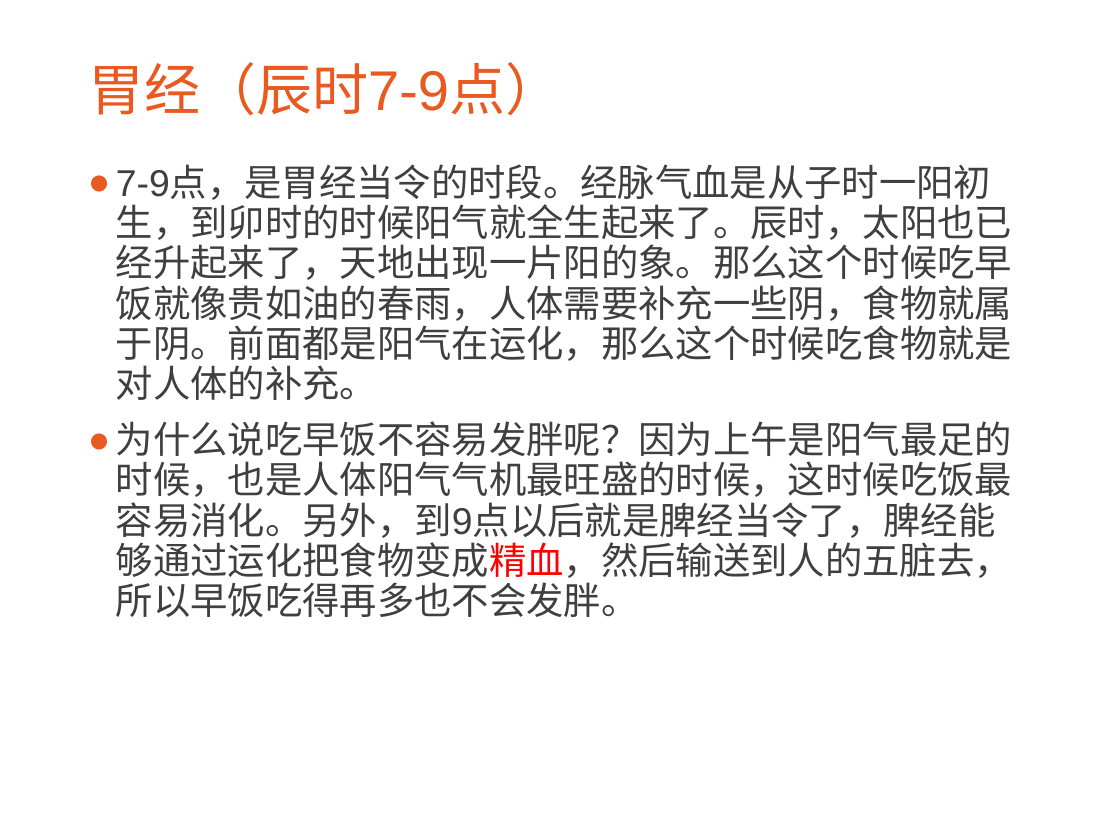
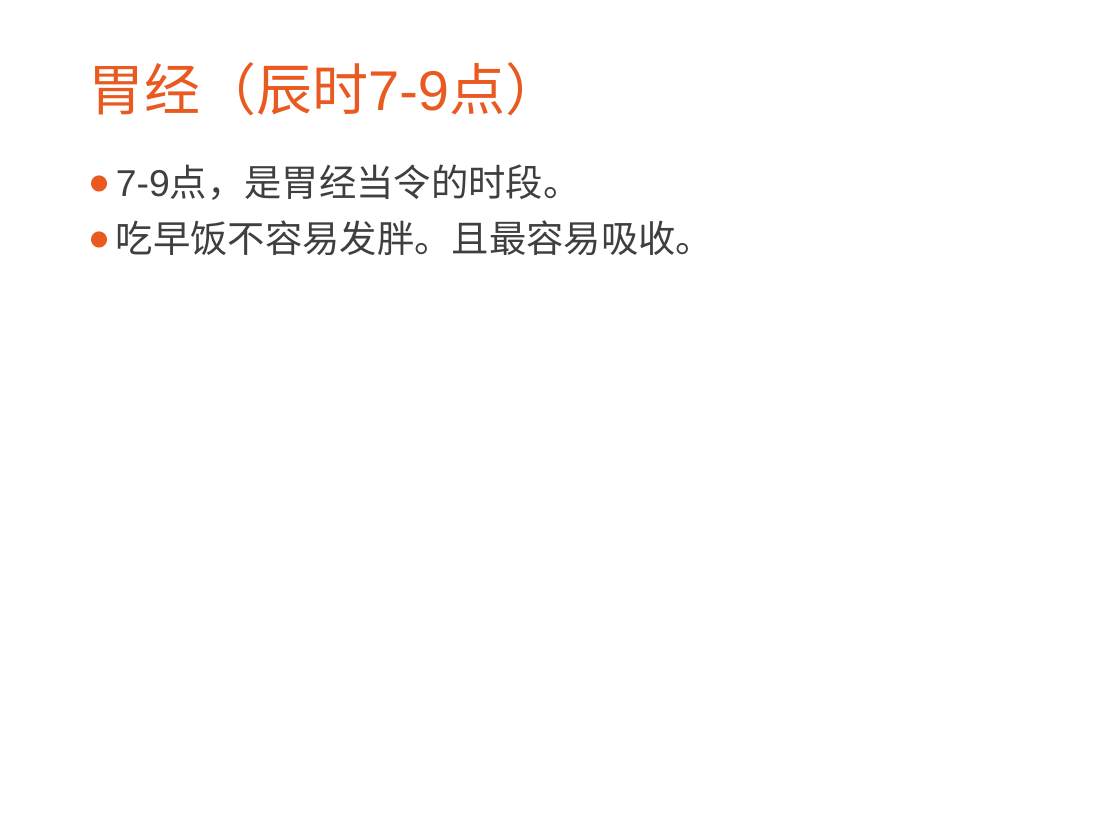
Before and after one commit to CatMan1994/file, a slide deck: slide 9 of 中医与养生分享会/中医与养生.ppt. Drawn at 1120x840 pixels with LibreOffice and Linux fonts; fonts in the diff are those of the drawing; background and template pictures are left out. Boxes give left, top, right and bottom in pixels: in the first picture for what was removed or moved away, otherwise in the second. Text is boxed around its words. In the diff, an @@ line names an element or a change of style, - is before the commit and + after.

```diff
--- a/中医与养生分享会/中医与养生.ppt
+++ b/中医与养生分享会/中医与养生.ppt
@@ text at (x1=116, y1=166, x2=713, y2=255): text changed @@
-● 7-9点，是胃经当令的时段。经脉气血是从子时一阳初生，到卯时的时候阳气就全生起来了。辰时，太阳也已经升起来了，天地出现一片阳的象。那么这个时候吃早饭就像贵如油的春雨，人体需要补充一些阴，食物就属于阴。前面都是阳气在运化，那么这个时候吃食物就是对人体的补充。
-● 为什么说吃早饭不容易发胖呢？因为上午是阳气最足的时候，也是人体阳气气机最旺盛的时候，这时候吃饭最容易消化。另外，到9点以后就是脾经当令了，脾经能够通过运化把食物变成精血，然后输送到人的五脏去，所以早饭吃得再多也不会发胖。
+● 7-9点，是胃经当令的时段。
+● 吃早饭不容易发胖。且最容易吸收。
```
Also in this commit, not shown: 4 other slides changed, 1 slide added, 1 other file.
